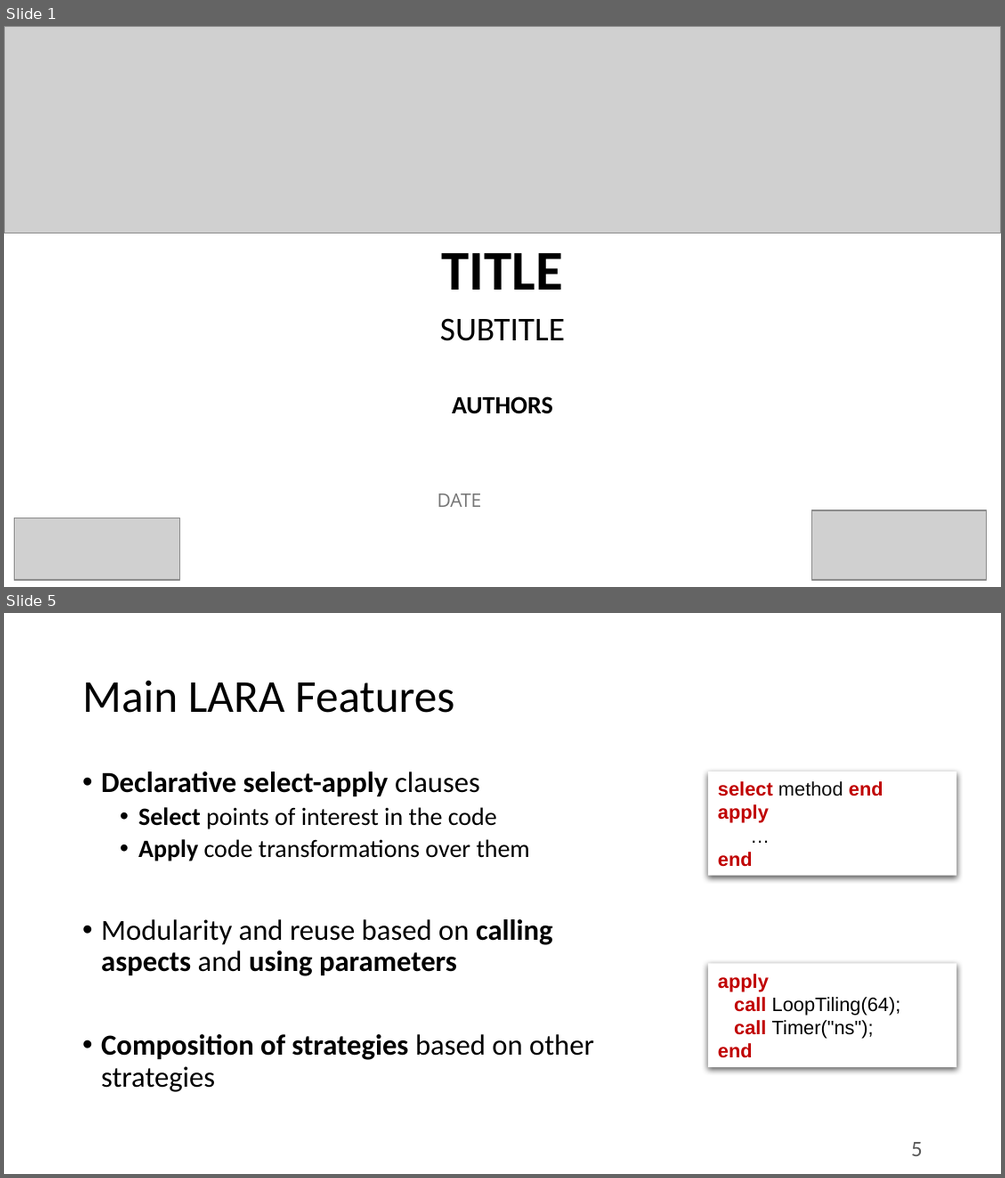
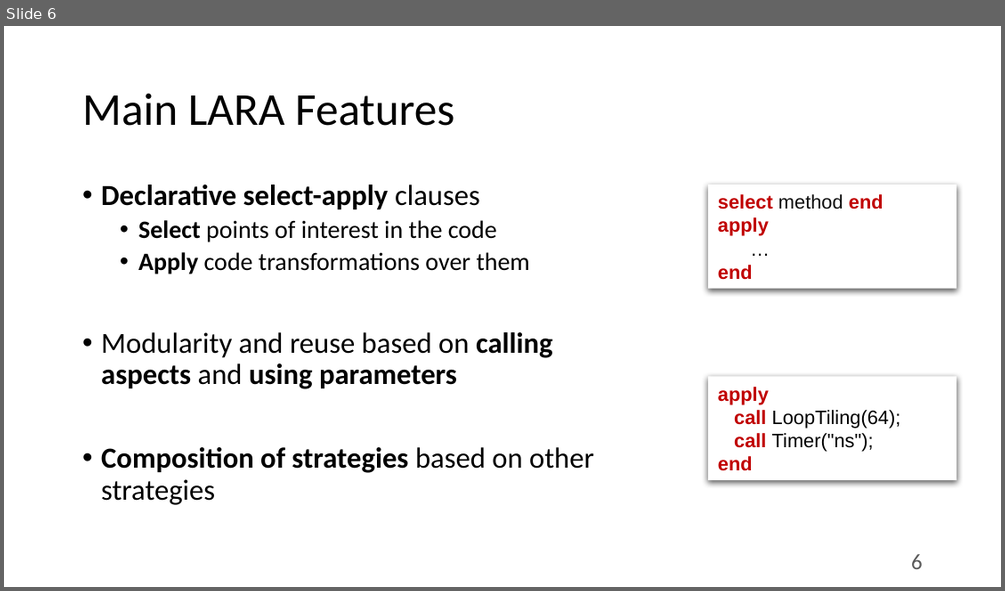
Before and after one commit to specs-feup/specs-lara, a slide deck: Tutorial-2018-INDIN/Clava-Tutorial.pptx. Shown one above the other, each under a label of ours: slides 1 and 5 before the commit, slide 6 after it; the slides between them are not shown. The pictures are 1005x1178 and 1005x591 pixels, drawn with LibreOffice and Linux fonts; fonts in the diff are those of the drawing; grey boxes stand for pictures. Boxes give left, top, right and bottom in pixels: in the first picture for what was removed or moved away, otherwise in the second. Text is boxed around its words. In the diff, an @@ line names an element or a change of style, - is before the commit and + after.

```diff
--- a/Tutorial-2018-INDIN/Clava-Tutorial.pptx
+++ b/Tutorial-2018-INDIN/Clava-Tutorial.pptx
@@ slide 1 removed at box(4, 26, 1001, 587), background #FFFFFF @@
@@ picture removed at box(4, 26, 1001, 233) @@
@@ title removed at box(442, 253, 563, 289) @@
-TITLE
@@ text removed at box(440, 318, 565, 341) @@
-SUBTITLE
@@ subtitle removed at box(452, 396, 553, 414) @@
-AUTHORS
@@ text removed at box(437, 493, 482, 507) @@
-DATE
@@ picture removed at box(14, 517, 179, 580) @@
@@ picture removed at box(811, 510, 987, 580) @@
@@ what was slide 5 is now slide 6 @@
@@ page number at box(911, 554, 922, 569): text changed @@
-5
+6
```
Also in this commit, not shown: 9 slides changed, 10 slides added, 1 other slide removed, 5 other files.
